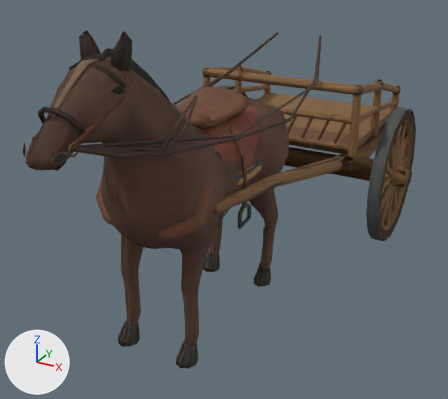
Two versions of the glTF model assets/art/mounts/mounts.gltf, one commit apart.
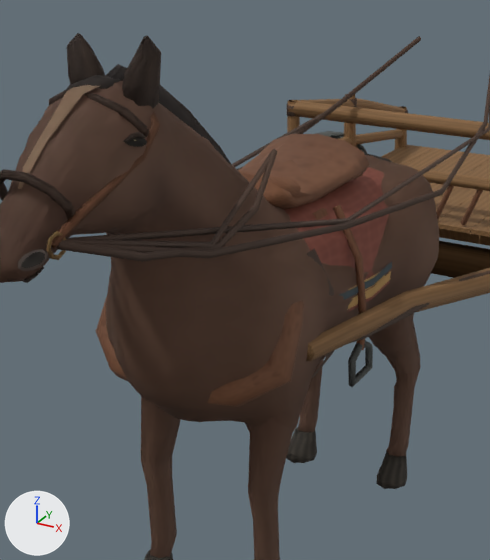
Each version appears first whole from a 50 mm camera at (1.89, -3.06, 2.44) aimed at (-0.02, 0.41, 0.7), and next in a close-up on the part from 9% to 71% of the width and 3% to 82% of the height. Lighting does not change. The marker at lower left points along +X, +Y and +Z. The first two pictures are the older version. Vertices at exactly the same position are counted once.

Objects in the first close-up: 'DraughtClose', 'DraughtRank', 'SaddleClose', 'SaddleRank'.
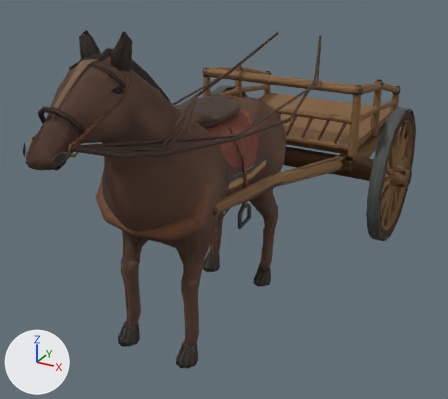
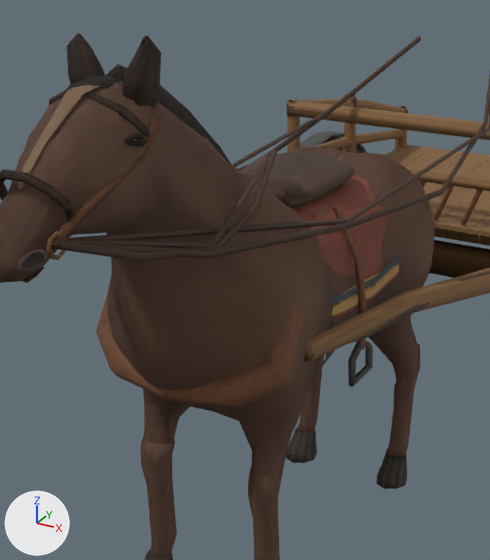
What differs and where, as boxes [x1, y1, x2, y2] in the close-ups (490 x 560 px; the box of a moved part takes in the faces that stretch with it):
'DraughtClose', reshaped: before [0, 33, 490, 560]; after [46, 36, 490, 407]
'SaddleClose', reshaped: before [58, 134, 392, 387]; after [0, 33, 435, 560]
'DraughtRank', reshaped (mostly hidden afterwards): before [0, 36, 490, 560]; after [66, 36, 490, 560]
'SaddleRank', reshaped (mostly hidden before): before [66, 142, 385, 290]; after [0, 54, 429, 560]
part 1 of me_saddleclose, moved or reshaped (not visible before): after [106, 146, 435, 434]
part 2 of me_saddleclose, surface changed: before [238, 134, 369, 209]; after [241, 151, 355, 208]
part 3 of me_saddlerank, rebuilt (not visible before): after [144, 271, 429, 460]
part 4 of me_saddlerank, moved or reshaped (mostly hidden afterwards): before [256, 142, 336, 174]; after [252, 151, 334, 195]
part 5 of me_saddlerank, moved or reshaped (not visible before): after [141, 439, 175, 489]
part 6 of me_saddlerank, surface changed: [240, 171, 313, 197] in both
part 7 of me_draughtclose, moved or reshaped (not visible afterwards): before [106, 158, 439, 431]
part 8 of me_draughtrank, rebuilt (not visible afterwards): before [324, 155, 380, 319]
part 9 of me_draughtrank, moved or reshaped: before [141, 396, 300, 523]; after [248, 471, 282, 523]

Edits to the bpy script that builds the scene:
```text
Change me_saddleclose:
    used by ob_saddleclose; location = (0.0, 0.0, 0.0)
    remove me_saddleclose.from_pydata(...)  # 3687 vertices, 7050 faces; spans x -0.36..0.36, y -1.28..1.12, z 0.0..2.01
    add me_saddleclose.from_pydata(...)  # 3667 vertices, 7010 faces; spans x -0.35..0.35, y -1.28..1.12, z 0.0..2.01
    me_saddleclose part 1: 899 vertices moved from x -0.36..0.35, y -0.74..0.93, z 0.48..1.52 to x -0.35..0.35, y -0.73..0.93, z 0.47..1.53; 464 vertices removed from x -0.33..0.36, y -0.73..0.93, z 0.66..1.47; 444 vertices added at x -0.32..0.35, y -0.73..0.93, z 0.66..1.49
    me_saddleclose part 2: 168 kept faces spanning x -0.2..0.2, y -0.25..0.35, z 1.34..1.49 get new texture (UV) coordinates
Change me_saddlerank:
    used by ob_saddlerank; location = (0.0, 0.0, 0.0)
    remove me_saddlerank.from_pydata(...)  # 640 vertices, 1116 faces; spans x -0.34..0.34, y -1.28..1.11, z 0.01..2.0
    add me_saddlerank.from_pydata(...)  # 888 vertices, 1612 faces; spans x -0.34..0.34, y -1.28..1.11, z 0.01..2.0
    me_saddlerank part 3: the loose piece of 92 vertices spanning x -0.34..0.34, y -0.64..0.88, z 0.76..1.41 is rebuilt with 358 vertices and now spans x -0.34..0.34, y -0.71..0.91, z 0.54..1.43
    me_saddlerank part 4: 8 vertices moved from x -0.24..0.24, y 0.65..0.76, z 0.48..0.53 to x -0.24..0.24, y 0.65..0.76, z 0.5..0.51; 33 vertices removed from x -0.34..0.34, y 0.33..0.68, z 0.8..1.49; 27 vertices added at x -0.27..0.27, y 0.27..0.75, z 0.56..1.45
    me_saddlerank part 5: 8 vertices moved from x -0.24..0.24, y -0.48..-0.37, z 0.5..0.52 to x -0.24..0.24, y -0.48..-0.37, z 0.5..0.51; 26 vertices removed from x -0.34..0.34, y -0.5..-0.24, z 0.81..1.16; 14 vertices added at x -0.27..0.27, y -0.46..-0.35, z 0.55..0.59
    me_saddlerank part 6: 18 kept faces spanning x -0.18..0.18, y -0.2..0.03, z 1.35..1.48 get new texture (UV) coordinates
Change me_draughtclose:
    used by ob_draughtclose; location = (0.0, 0.0, 0.0)
    remove me_draughtclose.from_pydata(...)  # 5030 vertices, 9536 faces; spans x -0.94..0.94, y -1.28..2.43, z -0.01..2.01
    add me_draughtclose.from_pydata(...)  # 5010 vertices, 9496 faces; spans x -0.94..0.94, y -1.28..2.43, z -0.01..2.01
    me_draughtclose part 7: 837 vertices moved from x -0.36..0.35, y -0.74..0.93, z 0.48..1.52 to x -0.35..0.35, y -0.73..0.93, z 0.47..1.53; 464 vertices removed from x -0.33..0.36, y -0.73..0.93, z 0.66..1.47; 444 vertices added at x -0.32..0.35, y -0.73..0.93, z 0.66..1.49
Change me_draughtrank:
    used by ob_draughtrank; location = (0.0, 0.0, 0.0)
    remove me_draughtrank.from_pydata(...)  # 1335 vertices, 2348 faces; spans x -0.94..0.94, y -1.28..2.43, z -0.01..2.0
    add me_draughtrank.from_pydata(...)  # 1577 vertices, 2832 faces; spans x -0.94..0.94, y -1.28..2.43, z -0.01..2.0
    me_draughtrank part 8: the loose piece of 92 vertices spanning x -0.34..0.34, y -0.64..0.88, z 0.76..1.41 is rebuilt with 358 vertices and now spans x -0.34..0.34, y -0.71..0.91, z 0.54..1.43
    me_draughtrank part 9: 8 vertices moved from x -0.24..0.24, y -0.48..-0.37, z 0.5..0.52 to x -0.24..0.24, y -0.48..-0.37, z 0.5..0.51; 26 vertices removed from x -0.34..0.34, y -0.5..-0.24, z 0.81..1.16; 14 vertices added at x -0.27..0.27, y -0.46..-0.35, z 0.55..0.59
    other edits to the shape of me_draughtrank do not show in these pictures
```
